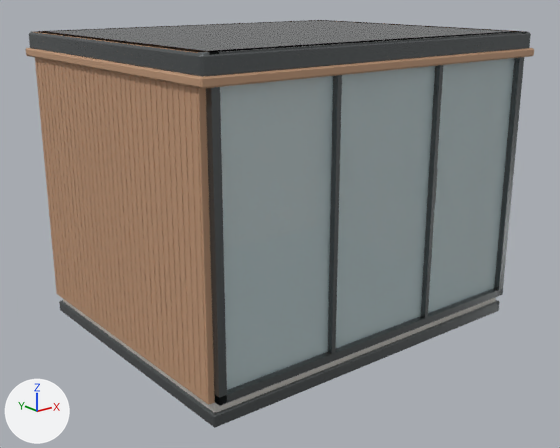
An edit to the glTF model apps/web/public/assets/models/studio/mobup-studio-p3-m8.glb, drawn before and after from the same camera.
One viewpoint serves both versions: a 50 mm camera at (-4.97, -6.22, 3.46) aimed at (-0.08, -0.11, 1.02). The axes (+X, +Y, +Z) are drawn at lower left. The lights are the same throughout. The picture after the commit comes second. Where no turn or scale is listed for an object, it has been applied to the vertices.

Script lines for the objects in view, before the commit:
```python
ob_flat_roof = bpy.data.objects.new('flat-roof', me_flat_roof)
ob_flat_roof.location = (0.0, 0.0, 0.0)
ob_foundation_edge = bpy.data.objects.new('foundation-edge', me_foundation_edge)
ob_foundation_edge.location = (0.0, 0.0, 0.0)
ob_foundation_slab = bpy.data.objects.new('foundation-slab', me_foundation_slab)
ob_foundation_slab.location = (0.0, 0.0, 0.0)
ob_front_m8_frame = bpy.data.objects.new('front-m8-frame', me_front_m8_frame)
ob_front_m8_frame.location = (0.0, 0.0, 0.0)
ob_front_m8_glass = bpy.data.objects.new('front-m8-glass', me_front_m8_glass)
ob_front_m8_glass.location = (0.0, 0.0, 0.0)
ob_left_cladding = bpy.data.objects.new('left-cladding', me_left_cladding)
ob_left_cladding.location = (0.0, 0.0, 0.0)
ob_roof_fascia = bpy.data.objects.new('roof-fascia', me_roof_fascia)
ob_roof_fascia.location = (0.0, 0.0, 0.0)
```
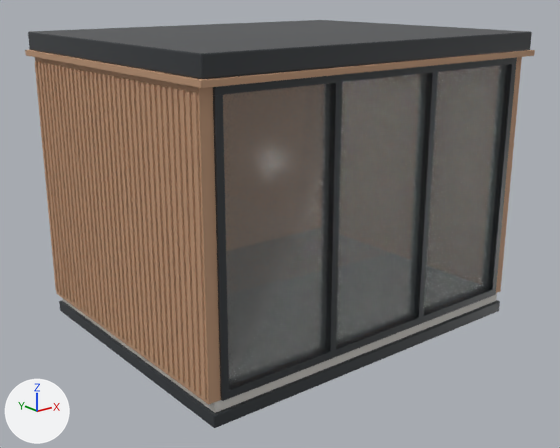
Location of each change, (x1, y1, x2, y2) in pixels of the pictures (560 x 448 px):
'front-m8-glass', deleted: before (220, 58, 515, 390)
'Mobup_glass', added: after (223, 65, 507, 386)
'Mobup_cedar', added (brown): after (25, 50, 535, 405)
'left-cladding', deleted (brown): before (35, 31, 215, 405)
'Mobup_graphite', added: after (28, 20, 532, 428)
'flat-roof', deleted: before (29, 20, 531, 76)
'front-m8-frame', deleted: before (201, 31, 527, 406)
'foundation-edge', no longer drawn: before (59, 300, 500, 428)
'roof-fascia', deleted (brown): before (26, 48, 534, 89)
'Mobup_mineral', added: after (63, 293, 497, 413)
'foundation-slab', deleted (mostly hidden): before (63, 297, 496, 412)

Edits to the bpy script that builds the scene:
```text
Change mat_mobup_graphite:
    mat_mobup_graphite.metallic: 0.78 -> 0.0
    mat_mobup_graphite.base_color: (0.137, 0.149, 0.153) -> (0.028, 0.033, 0.038)  # dark grey #676c6d -> dark grey #2f3337
    mat_mobup_graphite.roughness: 0.26 -> 0.38
Change mat_mobup_glass:
    mat_mobup_glass.base_color: (0.659, 0.804, 0.831) -> (0.8, 0.9, 0.94)  # pale blue #d4e8eb -> white #e7f3f8
    mat_mobup_glass.alpha: 0.557 -> 0.32
    add mat_mobup_glass.transmission_weight = 0.85
Add me_foundation_slab_001:
    me_foundation_slab_001.from_pydata(...)  # 56 vertices, 108 faces; spans x -1.88..1.88, y -1.5..1.5, z -0.05..0.05
    me_foundation_slab_001.materials.append(mat_mobup_mineral)  # light grey #d2cfca
Add me_flat_roof_001:
    me_flat_roof_001.from_pydata(...)  # 448 vertices, 864 faces; spans x -1.96..1.96, y -1.58..1.58, z -2.93..0.09
    me_flat_roof_001.materials.append(mat_mobup_graphite)  # dark grey #2f3337
Add me_glass_pane_0:
    me_glass_pane_0.from_pydata(...)  # 168 vertices, 324 faces; spans x -0.56..2.93, y -0.01..0.01, z -1.21..1.21
    me_glass_pane_0.materials.append(mat_mobup_glass)  # white #e7f3f8
Add me_left_wall:
    me_left_wall.from_pydata(...)  # 6606 vertices, 12744 faces; spans x -0.11..3.86, y -1.61..1.61, z -1.28..1.34
    me_left_wall.materials.append(mat_mobup_cedar)  # brown #bf9677
Remove ob_foundation_slab:
    ob_foundation_slab = bpy.data.objects.new('foundation-slab', me_foundation_slab)
    ob_foundation_slab.location = (0.0, 0.0, 0.0)
Remove ob_flat_roof:
    ob_flat_roof = bpy.data.objects.new('flat-roof', me_flat_roof)
    ob_flat_roof.location = (0.0, 0.0, 0.0)
Remove ob_roof_fascia:
    ob_roof_fascia = bpy.data.objects.new('roof-fascia', me_roof_fascia)
    ob_roof_fascia.location = (0.0, 0.0, 0.0)
Remove ob_left_cladding:
    ob_left_cladding = bpy.data.objects.new('left-cladding', me_left_cladding)
    ob_left_cladding.location = (0.0, 0.0, 0.0)
Remove ob_front_m8_glass:
    ob_front_m8_glass = bpy.data.objects.new('front-m8-glass', me_front_m8_glass)
    ob_front_m8_glass.location = (0.0, 0.0, 0.0)
Remove ob_front_m8_frame:
    ob_front_m8_frame = bpy.data.objects.new('front-m8-frame', me_front_m8_frame)
    ob_front_m8_frame.location = (0.0, 0.0, 0.0)
Add ob_mobup_mineral:
    ob_mobup_mineral = bpy.data.objects.new('Mobup_mineral', me_foundation_slab_001)
    ob_mobup_mineral.location = (0.0, 0.0, 0.13)
Add ob_mobup_graphite:
    ob_mobup_graphite = bpy.data.objects.new('Mobup_graphite', me_flat_roof_001)
    ob_mobup_graphite.location = (0.0, 0.0, 2.89)
Add ob_mobup_glass:
    ob_mobup_glass = bpy.data.objects.new('Mobup_glass', me_glass_pane_0)
    ob_mobup_glass.location = (-1.187, -1.45, 1.462)
Add ob_mobup_cedar:
    ob_mobup_cedar = bpy.data.objects.new('Mobup_cedar', me_left_wall)
    ob_mobup_cedar.location = (-1.875, 0.0, 1.462)
```
